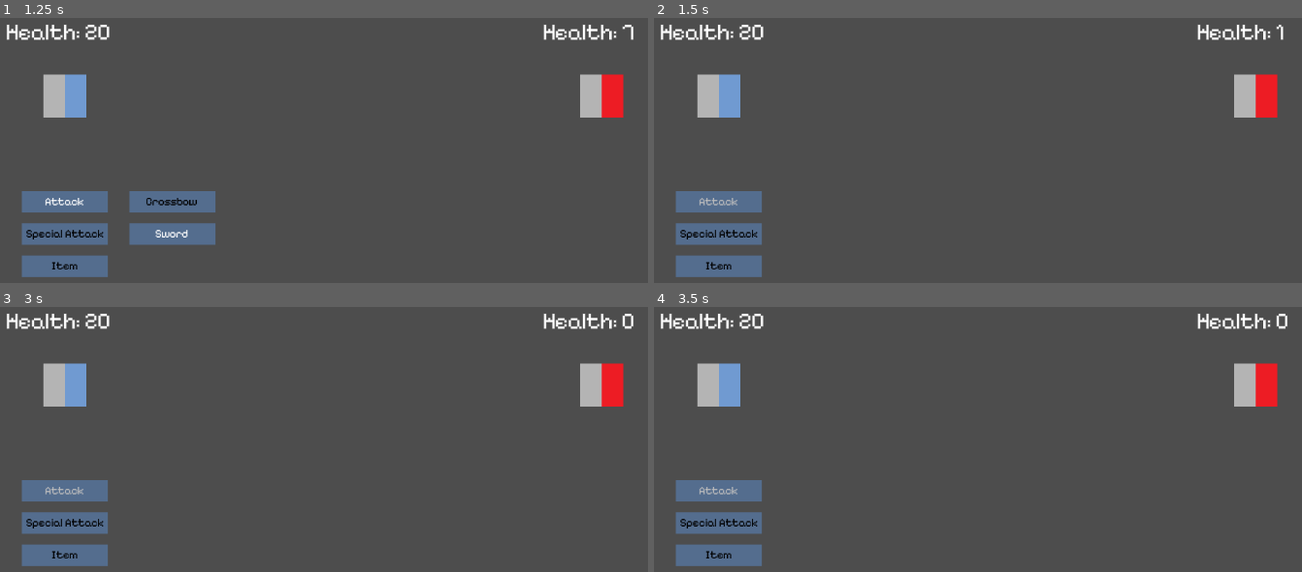
Above: before the commit, frames 1-4 (two rows, left to right).
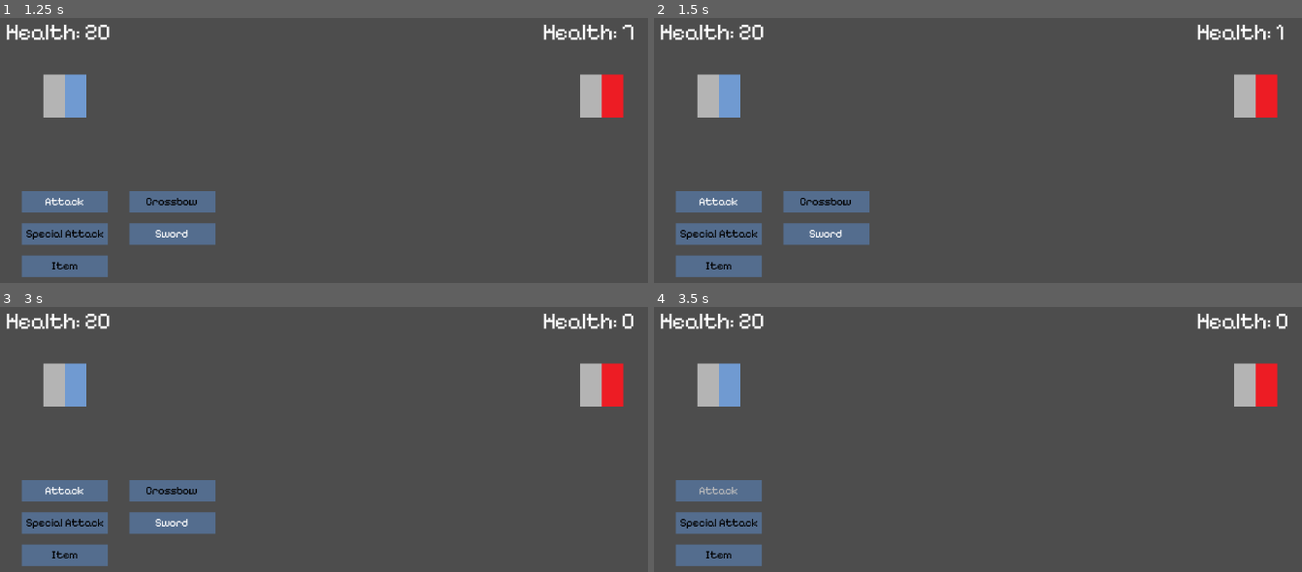
Above: after the commit, the same moments.

Repository: amoxley-developer/gothic-rpg
Game: Godot game, scene res://scenes/battlefield.tscn
The game is run twice, just before and just after one commit, with the same random seed, the same clock (stepped at 60 frames per second) and the same inputs. The project has no main scene, so this scene is started directly.
Inputs (mouse positions are in pixels of both pictures, inside the frame that each line leads up to):
- Up to frame 1 (1.25 s): tap Enter at 0.5 s; move the mouse to (524, 71) at 0.52 s; hold Up (ui_up) from 0.53 s (still down); click (524, 71) at 0.6 s
- Up to frame 2 (1.5 s): click (1178, 71) at 1.25 s; move the mouse to (854, 113) at 1.27 s; release Up (ui_up) at 1.28 s; hold Down (ui_down) from 1.28 s (still down); click (854, 113) at 1.35 s
- Up to frame 3 (3 s): click (200, 402) at 2 s; move the mouse to (outside the picture) at 2.02 s; release Down (ui_down) at 2.03 s; hold Up (ui_up) from 2.03 s (still down); click (outside the picture) at 2.1 s; click (outside the picture) at 2.75 s; move the mouse to (317, 468) at 2.77 s; click (317, 468) at 2.85 s
- Up to frame 4 (3.5 s): keep holding Up (ui_up)

Frame 1 is identical in both runs. In frame 2, 2.2% of the frame differs, in the area x 7-34%, y 65-86%; in frame 3, 2.2%; in frame 4, nothing differs.

Commit message:
update attack reset order

Diff:
--- a/scenes/battlefield.tscn
+++ b/scenes/battlefield.tscn
@@ -35,7 +35,7 @@
 one_shot = true
 
 [node name="PostTimer" type="Timer" parent="AttackTimers"]
-wait_time = 0.25
+wait_time = 0.2
 one_shot = true
 
 [connection signal="timeout" from="AttackTimers/PreTimer" to="." method="_on_pre_timer_timeout"]
--- a/scripts/scenes/battlefield.gd
+++ b/scripts/scenes/battlefield.gd
@@ -66,8 +66,6 @@
 
 	enemy.take_damage(ceil(base_damage * attack_multiplier))
 	attack_post_timer.start()
-	playerUI.reset_menu()
-	player.display_default_sprite()
 
 func _on_pre_timer_timeout() -> void:
 	attack_initial_timer.start()
@@ -81,5 +79,7 @@
 	execute_attack()
 
 func _on_post_timer_timeout() -> void:
+	playerUI.reset_menu()
+	player.display_default_sprite()
 	playerUI.unpause_ui()
 	set_state(BattlefieldState.UI_SELECTION)
